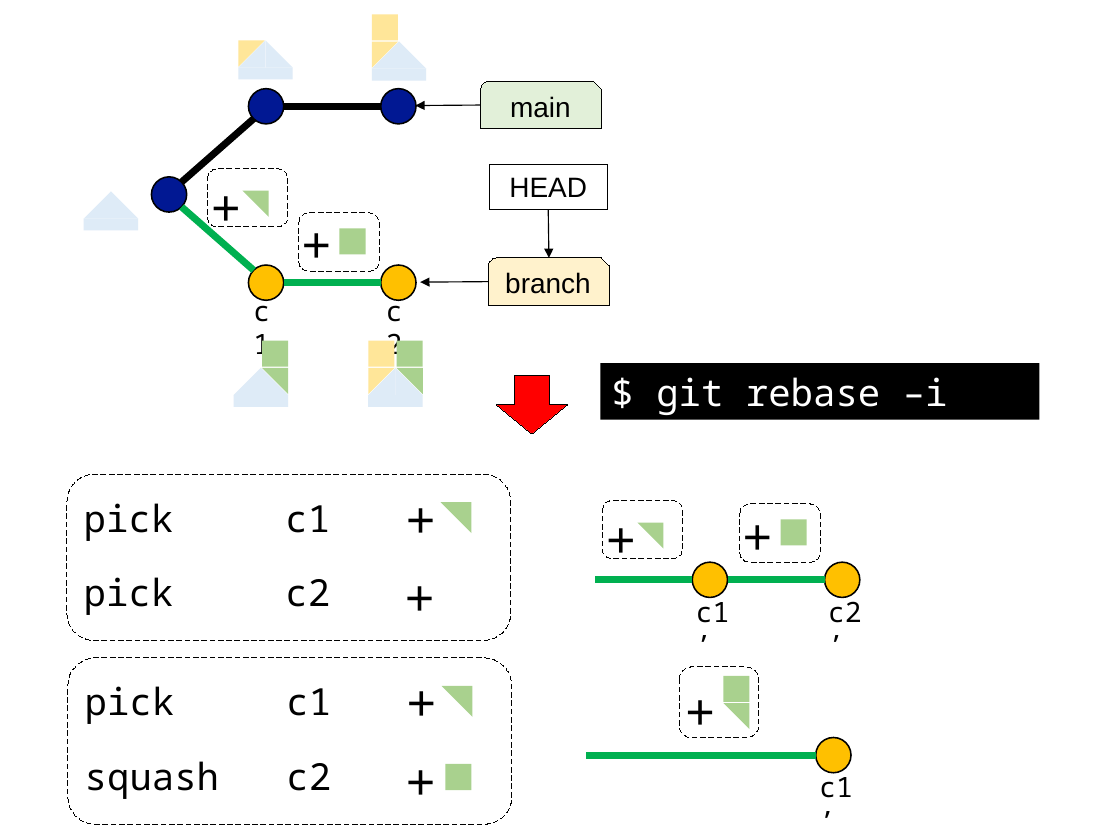
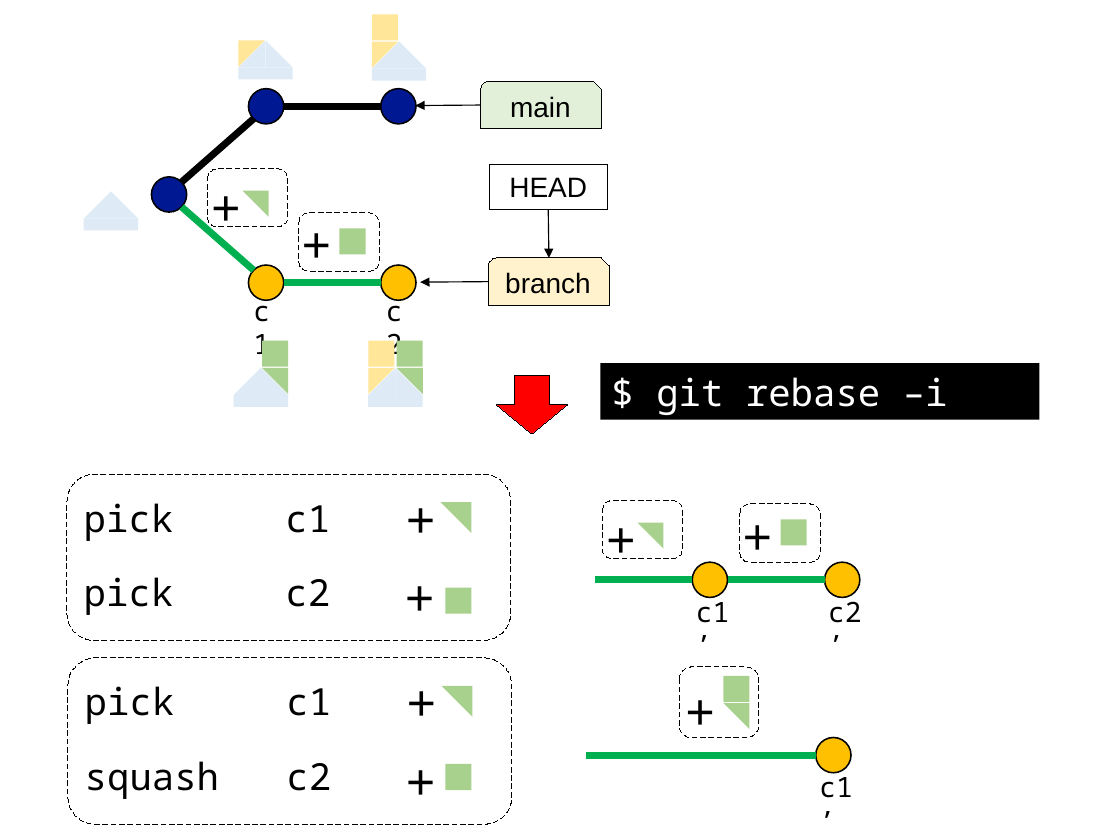
Before and after one commit to kaityo256/github, a slide deck: slide 24 of branch/fig/fig.pptx. Drawn at 1120x840 pixels with LibreOffice and Linux fonts; fonts in the diff are those of the drawing. Boxes give left, top, right and bottom in pixels: in the first picture for what was removed or moved away, otherwise in the second. Text is boxed around its words. In the diff, an @@ line names an element or a change of style, - is before the commit and + after.

```diff
--- a/branch/fig/fig.pptx
+++ b/branch/fig/fig.pptx
@@ rectangle added at <box>446,588,472,614</box>, fill #A9D18E @@
```
Also in this commit, not shown: 1 other file.
